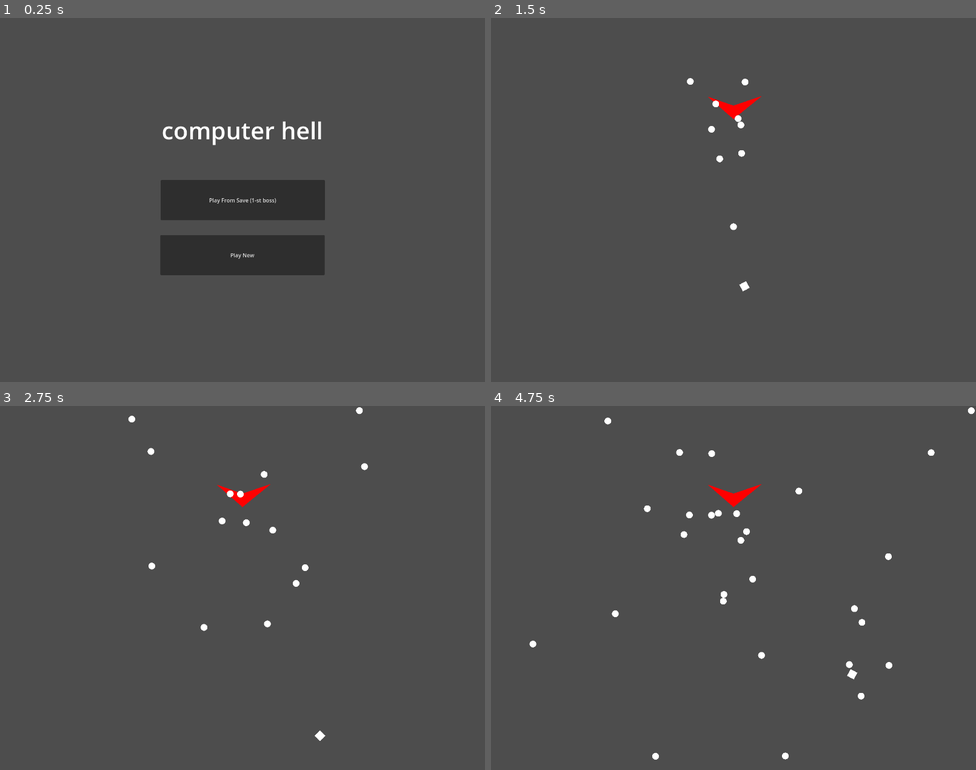
Above: before the commit, frames 1-4 (two rows, left to right).
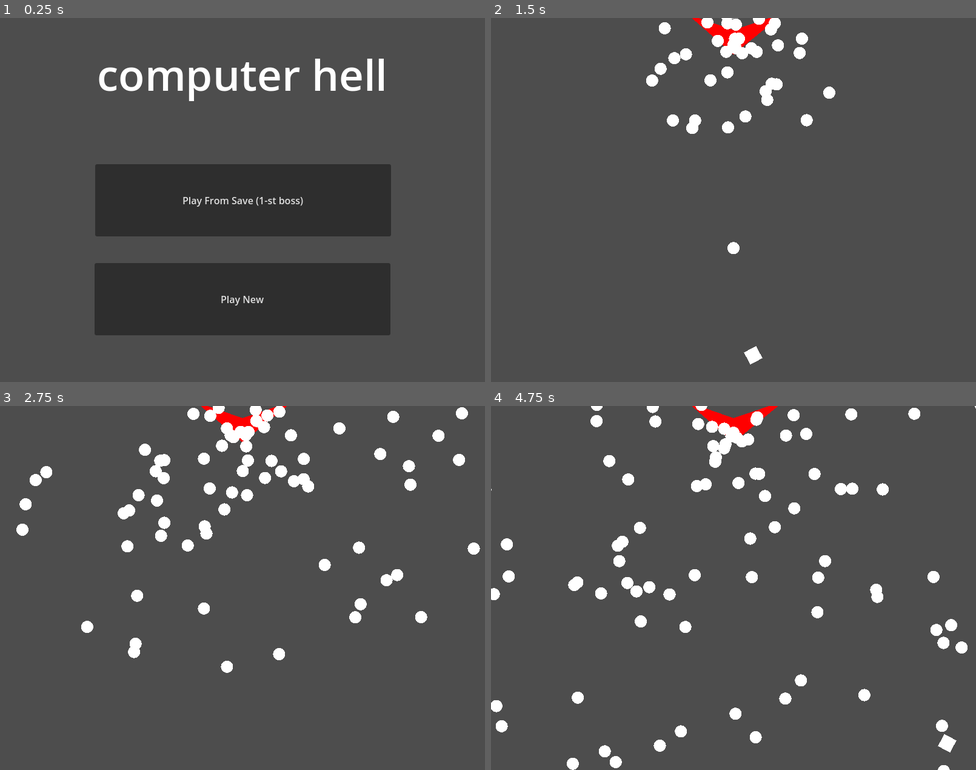
Above: after the commit, the same moments.

Repository: RainMa22/BulletHell
Game: Godot game, scene res://Scenes/Title.tscn
The game is run twice, just before and just after one commit, with the same random seed, the same clock (stepped at 60 frames per second) and the same inputs.
Inputs:
- Up to frame 1 (0.25 s): no input
- Up to frame 2 (1.5 s): click "Play New" at 0.5 s; hold D (Right) from 1.28 s (still down); hold Z (Shoot) from 1.28 s (still down)
- Up to frame 3 (2.75 s): release D (Right) at 2.03 s; release Z (Shoot) at 2.03 s; hold S (Down) from 2.03 s (still down); tap Z (Shoot) at 2.1 s
- Up to frame 4 (4.75 s): release S (Down) at 2.78 s; hold D (Right) 2.78-3.53 s; hold Z (Shoot) 2.78-3.53 s; hold W (Up) 3.53-4.28 s; tap Z (Shoot) at 3.6 s; hold A (Left) from 4.28 s (still down); hold Z (Shoot) from 4.28 s (still down)

The runs differ from the first frame. In frame 1, 24% of the frame differs, in the area x 19-81%, y 11-88%; in frame 2, 3.1%; in frame 3, 5.2%; in frame 4, 6.2%.

Commit message:
Better Boss attack patterns

Diff:
--- a/project.godot
+++ b/project.godot
@@ -21,8 +21,8 @@
 
 [display]
 
-window/size/viewport_width=1440
-window/size/viewport_height=1080
+window/size/viewport_width=800
+window/size/viewport_height=600
 
 [file_customization]
 
--- a/src/boss/Boss.gd
+++ b/src/boss/Boss.gd
@@ -1,79 +1,47 @@
 class_name Boss extends Node2D
 
-const PATTERN_DISABLED = 0
-const PATTERN_ANIMATION = 0
-const PATTERN_SHOOT_SPIRAL = 1
-const PATTERN_SHOOT_RANDOM = 2
-const NUM_STATES = 3
-const DEFAULT_TIMES_PER_PATTERN = [5]
-const DEFAULT_TIMES_PER_BULLET = [.2]
-const DEFAULT_PATTERNS = [PATTERN_SHOOT_RANDOM]
+const DEFAULT_PATTERN_RATE= 5
+const DEFAULT_FIRERATE= .02
+var patterns = null
+var state
 
-
-var times_per_pattern = null
-var times_per_bullet = null
-var patterns = null
-var state = 0
-
-var delta_accumulator = 0.0
-
-var pattern_time_accumulator= 0.0
 var bullet = preload("res://src/bullet/Bullet.tscn")
 
 # Takes a variety, a Array of vector2s of size >= NUM_STATES, and a Array of vector2s of size >= NUM_STATES
 # returns variety sized times_per_pattern times_per_bullet and patterns
-func randomize(variety:int, time_range_per_pattern:Array, time_range_per_bullet: Array):
+func randomize(variety:int, pattern_time_variance, bullet_rate_variance, difficulty_scaling = 1.0):
 	patterns = []
-	times_per_pattern = []
-	times_per_bullet = []
+	var time_per_pattern = DEFAULT_PATTERN_RATE
+	var time_per_bullet = DEFAULT_FIRERATE * difficulty_scaling
 	var rng = RandomNumberGenerator.new()
+	rng.set_seed(Global.current_boss)
 	for i in range(variety):
-		#var pattern = rng.randi_range(0, NUM_STATES-1)
-		var pattern = 0 if i%2 else 2
+		var num = rng.randi_range(0,3)
+		var pattern_time = time_per_pattern + randf_range(-pattern_time_variance/2,pattern_time_variance/2)
+		var firerate = time_per_bullet + randf_range(-bullet_rate_variance/2,bullet_rate_variance/2)
+		var pattern = Pattern.new(self, pattern_time,firerate)
+		if(num == 1):
+			pattern = RandomPattern.new(self,pattern_time,firerate)
+		else:
+			pattern = SpiralPattern.new(self, pattern_time,firerate,
+			randi_range(SpiralPattern.SPIRAL_MIN, SpiralPattern.SPIRAL_MAX),rng.randi_range(0,1) == 1)
 		patterns.append(pattern)
-		times_per_pattern.append(rng.randf_range(time_range_per_pattern[pattern].x,time_range_per_pattern[pattern].y))
-		times_per_bullet.append(rng.randf_range(time_range_per_bullet[pattern].x,time_range_per_bullet[pattern].y))
-	for arr in [patterns,times_per_pattern,times_per_bullet]:
-		print(arr)
-
-func get_times_per_pattern():
-	return DEFAULT_TIMES_PER_PATTERN if (times_per_pattern == null) else times_per_pattern
-func get_times_per_bullet():
-	return DEFAULT_TIMES_PER_BULLET if (times_per_bullet == null) else times_per_bullet
-func get_patterns():
-	return DEFAULT_PATTERNS if (patterns == null) else patterns
 
 # Called when the node enters the scene tree for the first time.
 func _ready():
 	state = 0
-	pattern_time_accumulator = 0
-	self.randomize(5, [Vector2(.5,1),Vector2(0,0),Vector2(.5,1)],
-	[Vector2(0,0),Vector2(0,0),Vector2(.1,.1)])
+	patterns = [RandomPattern.new(self,DEFAULT_PATTERN_RATE,DEFAULT_FIRERATE)]
+	self.randomize(50, 0, 0)
 
 
 func process_pattern(delta):
-	var current_pattern = get_patterns()[state]
-	match current_pattern:
-		PATTERN_DISABLED:
-			return # TODO
-		PATTERN_ANIMATION:
-			return # TODO
-		PATTERN_SHOOT_SPIRAL:
-			return # TODO
-		PATTERN_SHOOT_RANDOM:
-			delta_accumulator += delta
-			if delta_accumulator > get_times_per_bullet()[state]:
-				delta_accumulator -= get_times_per_bullet()[state]
-				var rng = RandomNumberGenerator.new()
-				var bullet_copy = bullet.instantiate();
-				var direction = Vector2(rng.randf_range(-1,1),rng.randf_range(-1,1)).normalized()
-				bullet_copy.starting_direction = direction
-				add_child(bullet_copy)
+	var current_pattern = patterns[state]
+	current_pattern._process_pattern(delta)
+
+func on_pattern_done():
+	state = (state+1) % len(patterns)
+	patterns[state].reset()
 
 # Called every frame. 'delta' is the elapsed time since the previous frame.
 func _process(delta):
 	process_pattern(delta)
-	pattern_time_accumulator += delta
-	if pattern_time_accumulator >= get_times_per_pattern()[state]:
-		pattern_time_accumulator -= get_times_per_pattern()[state]
-		state = (state+1) % len(get_patterns())
--- /dev/null
+++ b/src/boss/attackPattern/Pattern.gd
@@ -0,0 +1,35 @@
+class_name Pattern
+
+var times_per_pattern: float
+var times_per_bullet: float
+
+var lifetime_accumulator: float
+var bullet_accumulator: float
+var boss: Boss
+
+var bullet = preload("res://src/bullet/Bullet.tscn")
+
+
+func _init(boss: Boss, times_per_pattern, times_per_bullet):
+	self.times_per_pattern = times_per_pattern
+	self.times_per_bullet = times_per_bullet
+	self.boss = boss
+	print(times_per_pattern, times_per_bullet)
+	reset()
+
+func reset():
+	lifetime_accumulator = 0.0
+	bullet_accumulator = 0.0
+
+func is_done():
+	return lifetime_accumulator >= times_per_pattern
+
+func time_remaining():
+	return times_per_pattern - lifetime_accumulator
+
+func add_child(item: Node):
+	boss.add_child(item)
+
+func _process_pattern(delta):
+	if is_done():
+		boss.on_pattern_done()
--- /dev/null
+++ b/src/boss/attackPattern/RandomPattern.gd
@@ -0,0 +1,18 @@
+class_name RandomPattern extends Pattern
+
+var rng
+
+func _init(boss:Boss, times_per_pattern, times_per_bullet):
+	super(boss, times_per_pattern, times_per_bullet)
+	self.rng = RandomNumberGenerator.new()
+
+func _process_pattern(delta):
+	lifetime_accumulator += delta
+	bullet_accumulator += delta
+	if bullet_accumulator > times_per_bullet:
+		bullet_accumulator -= times_per_bullet
+		var bullet_copy = bullet.instantiate();
+		var direction = Vector2(rng.randf_range(-1,1),rng.randf_range(-1,1)).normalized()
+		bullet_copy.starting_direction = direction
+		add_child(bullet_copy)
+	super._process_pattern(delta)
--- /dev/null
+++ b/src/boss/attackPattern/SpiralPattern.gd
@@ -0,0 +1,26 @@
+class_name SpiralPattern extends Pattern
+
+const SPIRAL_MIN = 5
+const SPIRAL_MAX = 9
+
+var n_trails: int
+var reversed: bool
+
+
+func _init(boss:Boss, times_per_pattern, times_per_bullet, n_trails = 3, reversed = false):
+	super(boss, times_per_pattern, times_per_bullet*n_trails)
+	self.n_trails = n_trails
+	self.reversed = reversed
+
+func _process_pattern(delta):
+	lifetime_accumulator += delta
+	bullet_accumulator += delta
+	if bullet_accumulator > times_per_bullet:
+		bullet_accumulator -= times_per_bullet
+		for i in range(n_trails):
+			var bullet_copy = bullet.instantiate()
+			var angle = TAU/5*i + Engine.get_frames_drawn()
+			var direction = Vector2(cos(angle),sin(angle))
+			bullet_copy.starting_direction = direction
+			add_child(bullet_copy)
+	super._process_pattern(delta)
Not shown: 1 places in Scenes/Game.tscn that only renumber resources
Not shown, changed: .gitignore
